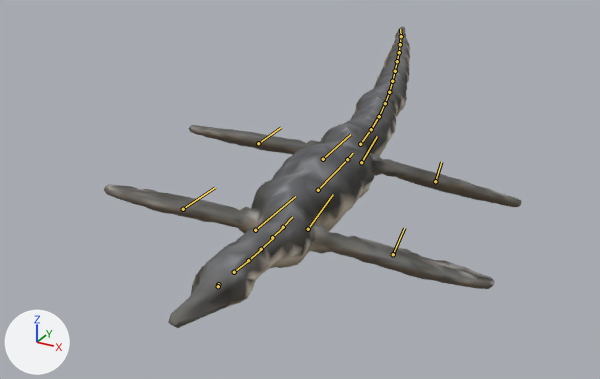
The glTF model public/assets/triassic/creatures/askeptosaurus.lod1.glb as it was, and as the next commit left it.
One viewpoint serves both versions: a 50 mm lens placed at (2.16, -4.89, 2.06), pointed at (-0.7, 0.31, -0.54). Every picture has the same lights, and +X, +Y and +Z are marked at lower left. The older version comes first. Both versions are drawn at frame 10 of the action 'TurnLeft'; the numbers are the values there. The bones that change, and the others that lie on the model, are drawn over the model as lines.

The first picture shows 'Askeptosaurus procedural volume twin', 'Askeptosaurus procedural volume twin lower jaw'.
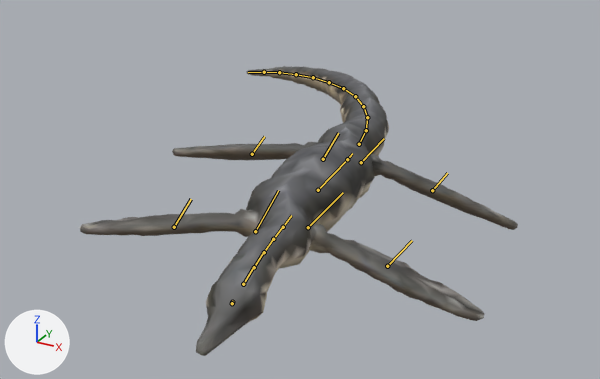
Where the change shows, as pixel boxes (x1, y1, x2, y2) in the pictures (600 x 379 px):
'Askeptosaurus procedural volume twin', posed: before (104, 26, 521, 326); after (80, 66, 518, 356)
'Askeptosaurus procedural volume twin lower jaw', posed: before (170, 297, 245, 328); after (203, 312, 261, 356)
bone 'chest', root to tip: before (283, 227) to (292, 217); after (283, 227) to (291, 215)
bone 'fore_upper_L', root to tip: before (255, 230) to (295, 196); after (255, 231) to (278, 190)
bone 'fore_mid_L', root to tip: before (183, 209) to (215, 187); after (174, 227) to (191, 199)
bone 'fore_upper_R', root to tip: before (308, 229) to (333, 194); after (308, 227) to (343, 192)
bone 'fore_mid_R', root to tip: before (393, 254) to (404, 228); after (387, 266) to (412, 240)
bone 'neck_00', root to tip: before (272, 237) to (283, 227); after (273, 239) to (283, 226)
bone 'neck_01', root to tip: before (261, 249) to (273, 238); after (264, 252) to (273, 238)
bone 'neck_02', root to tip: before (248, 260) to (262, 249); after (254, 267) to (264, 251)
bone 'neck_03', root to tip: before (234, 272) to (249, 260); after (243, 284) to (254, 266)
bone 'skull', root to tip: before (218, 284) to (220, 283); after (232, 302) to (233, 300)
bone 'tail_00', root to tip: before (347, 159) to (353, 153); after (347, 159) to (352, 153)
bone 'hind_upper_L', root to tip: before (323, 159) to (350, 134); after (323, 159) to (338, 133)
bone 'hind_mid_L', root to tip: before (258, 143) to (281, 127); after (252, 154) to (264, 136)
bone 'hind_upper_R', root to tip: before (361, 162) to (377, 136); after (361, 162) to (384, 138)
bone 'hind_mid_R', root to tip: before (435, 181) to (441, 162); after (432, 190) to (447, 173)
bone 'tail_01', root to tip: before (360, 144) to (371, 129); after (359, 144) to (366, 130)
bone 'tail_02', root to tip: before (371, 129) to (379, 116); after (366, 130) to (367, 117)
bone 'tail_03', root to tip: before (379, 116) to (385, 103); after (367, 117) to (363, 106)
bone 'tail_04', root to tip: before (385, 103) to (389, 92); after (363, 106) to (355, 96)
bone 'tail_05', root to tip: before (389, 92) to (392, 81); after (355, 96) to (343, 88)
bone 'tail_06', root to tip: before (392, 81) to (395, 71); after (343, 88) to (329, 82)
bone 'tail_07', root to tip: before (395, 71) to (397, 61); after (329, 82) to (313, 77)
bone 'tail_08', root to tip: before (397, 61) to (399, 52); after (313, 77) to (296, 74)
bone 'tail_09', root to tip: before (399, 52) to (400, 44); after (296, 74) to (279, 72)
bone 'tail_10', root to tip: before (400, 44) to (401, 36); after (279, 72) to (264, 72)

The change in detail:
Bone 'chest' (bone_chest) turns from (0, 0, 0) to (3, 0, 3) degrees about its own x, y and z.
Bone 'fore_upper_L' (bone_fore_upper_l) turns from (0, -1, -4) to (0, -8, 7) degrees about its own x, y and z.
Bone 'fore_mid_L' (bone_fore_mid_l) turns from (0, 0, -1) to (0, 0, 4) degrees about its own x, y and z.
Bone 'fore_upper_R' (bone_fore_upper_r) turns from (0, 1, 4) to (0, 8, -7) degrees about its own x, y and z.
Bone 'fore_mid_R' (bone_fore_mid_r) turns from (0, 0, 1) to (0, 0, -4) degrees about its own x, y and z.
Bone 'neck_00' (bone_neck_00) turns from (0, 0, -2) to (2, 0, 0) degrees about its own x, y and z.
Bone 'neck_01' (bone_neck_01) turns from (0, 0, -2) to (2, 0, 0) degrees about its own x, y and z.
Bone 'neck_02' (bone_neck_02) turns from (0, 0, -2) to (2, 0, 0) degrees about its own x, y and z.
Bone 'neck_03' (bone_neck_03) turns from (0, 0, -2) to (2, 0, 0) degrees about its own x, y and z.
Bone 'skull' (bone_skull) turns from (0, 0, 0) to (-5, 0, 0) degrees about its own x, y and z.
Bone 'tail_00' (bone_tail_00) turns from (0, 0, 2) to (-1, 0, 4) degrees about its own x, y and z.
Bone 'hind_upper_L' (bone_hind_upper_l) turns from (0, -1, -4) to (0, -6, 4) degrees about its own x, y and z.
Bone 'hind_mid_L' (bone_hind_mid_l) turns from (0, 0, -1) to (0, 0, 3) degrees about its own x, y and z.
Bone 'hind_upper_R' (bone_hind_upper_r) turns from (0, 1, 4) to (0, 6, -4) degrees about its own x, y and z.
Bone 'hind_mid_R' (bone_hind_mid_r) turns from (0, 0, 1) to (0, 0, -3) degrees about its own x, y and z.
Bone 'tail_01' (bone_tail_01) turns from (0, 0, 2) to (-1, 0, 5) degrees about its own x, y and z.
Bone 'tail_02' (bone_tail_02) turns from (0, 0, 2) to (-1, 0, 6) degrees about its own x, y and z.
Bone 'tail_03' (bone_tail_03) turns from (0, 0, 2) to (-1, 0, 7) degrees about its own x, y and z.
Bone 'tail_04' (bone_tail_04) turns from (0, 0, 2) to (-1, 0, 7) degrees about its own x, y and z.
Bone 'tail_05' (bone_tail_05) turns from (0, 0, 1) to (-2, 0, 7) degrees about its own x, y and z.
Bone 'tail_06' (bone_tail_06) turns from (0, 0, 1) to (-2, 0, 6) degrees about its own x, y and z.
Bone 'tail_07' (bone_tail_07) turns from (0, 0, 0) to (-2, 0, 5) degrees about its own x, y and z.
Bone 'tail_08' (bone_tail_08) turns from (0, 0, 0) to (-2, 0, 3) degrees about its own x, y and z.
Bone 'tail_09' (bone_tail_09) turns from (0, 0, 1) to (-2, 0, 2) degrees about its own x, y and z.
Bone 'tail_10' (bone_tail_10) turns from (0, 0, 1) to (-2, 0, 1) degrees about its own x, y and z.
